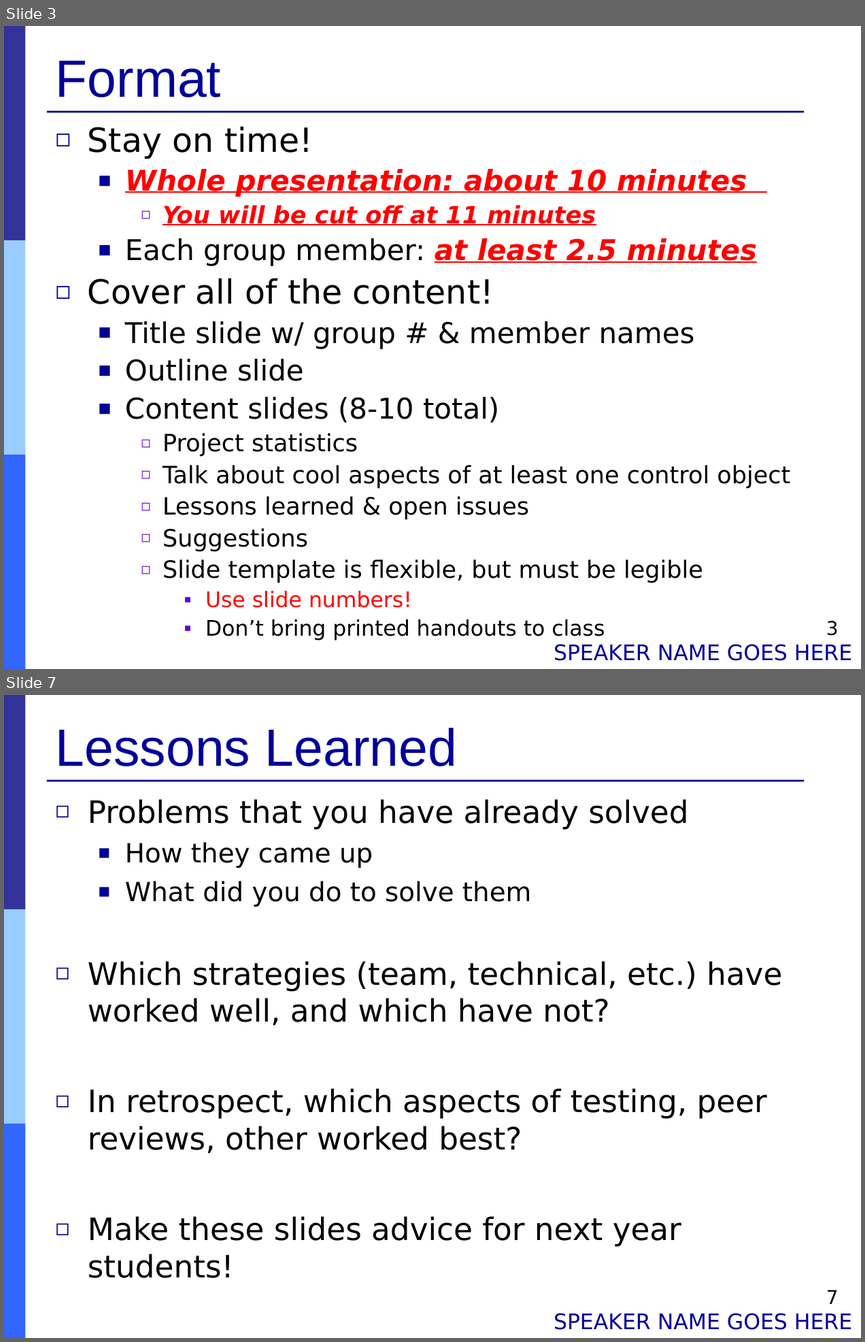
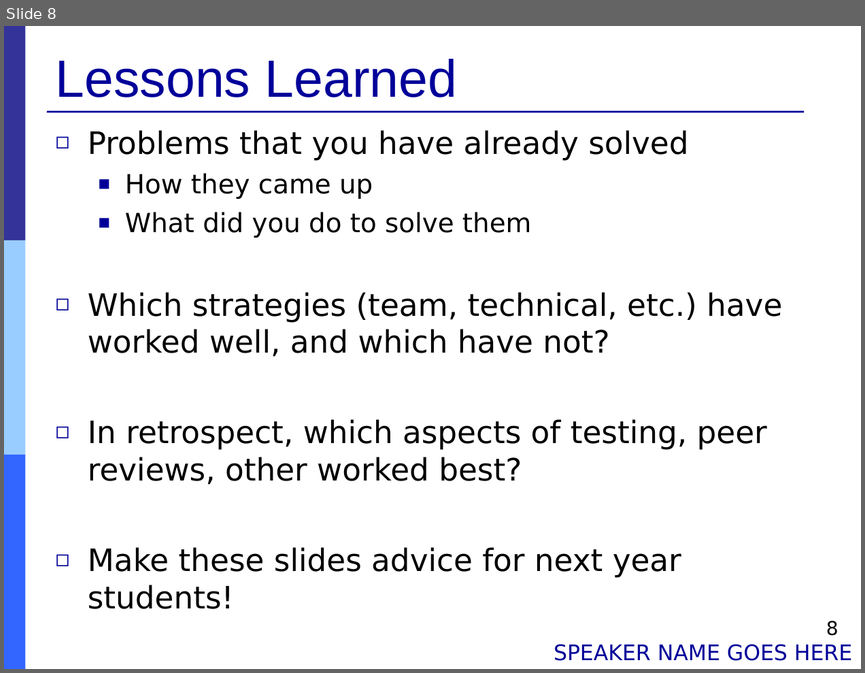
Before and after one commit to Muliang/18649, a slide deck: logs/09_final_pres.ppt. Shown one above the other, each under a label of ours: slides 3 and 7 before the commit, slide 8 after it; the slides between them are not shown. The pictures are 865x1342 and 865x673 pixels, drawn with LibreOffice and Linux fonts; fonts in the diff are those of the drawing. Boxes give left, top, right and bottom in pixels: in the first picture for what was removed or moved away, otherwise in the second. Text is boxed around its words. In the diff, an @@ line names an element or a change of style, - is before the commit and + after.

```diff
--- a/logs/09_final_pres.ppt
+++ b/logs/09_final_pres.ppt
@@ slide 3 removed at box(4, 26, 861, 669), background #FFFFFF; not listed: 4 template elements that a slide beside it also shows @@
@@ title removed at box(56, 61, 222, 97) @@
-Format
@@ text removed at box(88, 126, 790, 640) @@
-◻ Stay on time!
-  ■ Whole presentation: about 10 minutes
-    ◻ You will be cut off at 11 minutes
-  ■ Each group member: at least 2.5 minutes
-◻ Cover all of the content!
-  ■ Title slide w/ group # & member names
-  ■ Outline slide
-  ■ Content slides (8-10 total)
-    ◻ Project statistics
-    ◻ Talk about cool aspects of at least one control object
-    ◻ Lessons learned & open issues
-    ◻ Suggestions
-    ◻ Slide template is flexible, but must be legible
-      ▪ Use slide numbers!
-      ▪ Don’t bring printed handouts to class
@@ page number removed at box(826, 620, 838, 635) @@
-3
@@ text removed at box(553, 643, 852, 660) @@
-SPEAKER NAME GOES HERE
@@ what was slide 7 is now slide 8 @@
@@ page number at box(826, 620, 838, 635): text changed @@
-7
+8
```
Also in this commit, not shown: 3 slides changed, 4 slides added, 2 other slides removed, 3 other files.
